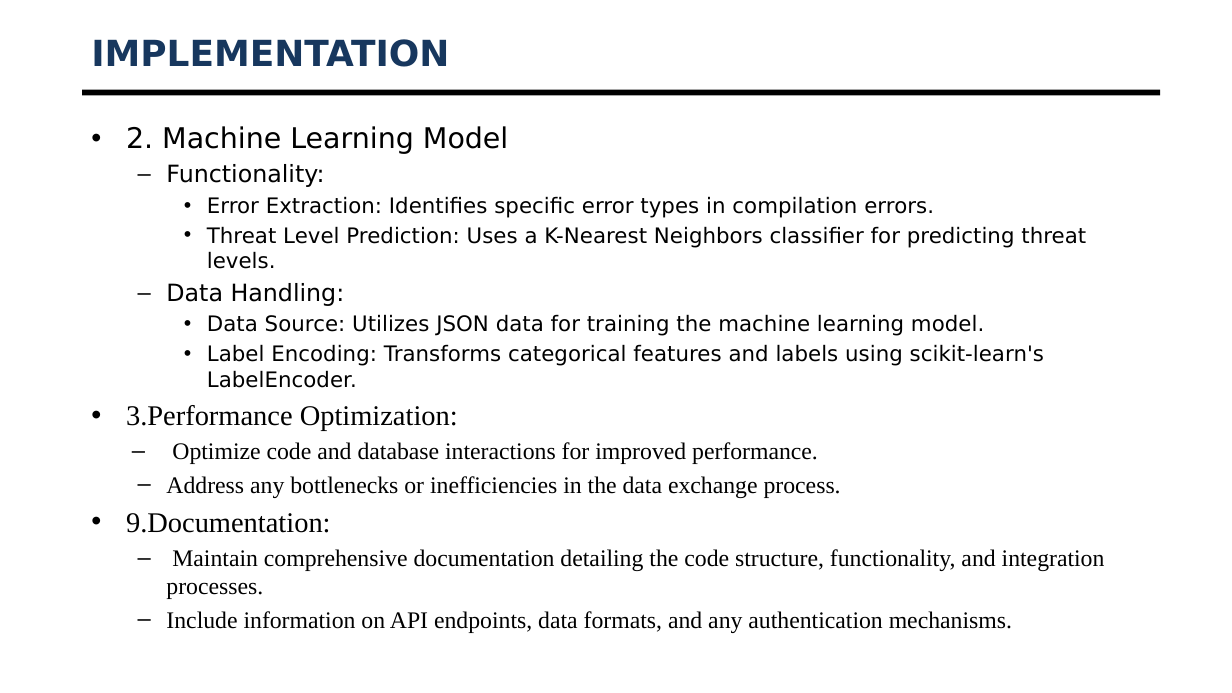
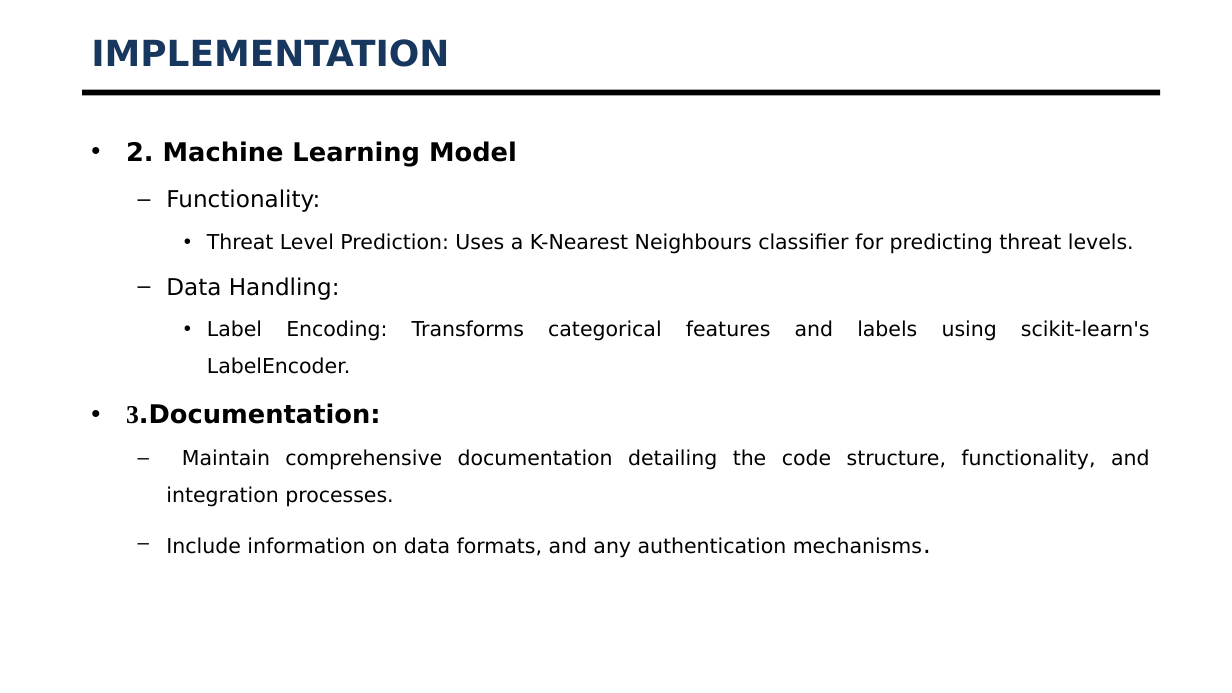
Before and after one commit to KiranspaceLDR/AI-Server-Log-Mangement-Software, a slide deck: slide 18 of Documentation/20201CEI0161_Final_Presentation.pptx (slide 19 before the commit). Drawn at 1232x693 pixels with LibreOffice and Linux fonts; fonts in the diff are those of the drawing; background and template pictures are left out. Boxes give left, top, right and bottom in pixels: in the first picture for what was removed or moved away, otherwise in the second. Text is boxed around its words. In the diff, an @@ line names an element or a change of style, - is before the commit and + after.

Commit message:
Final Update Documentation

```diff
--- a/Documentation/20201CEI0161_Final_Presentation.pptx
+++ b/Documentation/20201CEI0161_Final_Presentation.pptx
@@ text at <box>126,141,1150,507</box>: size 22.2 to 20 pt, bold on in "2. Machine Learning Model"; size 18.5 to 18 pt in "Functionality:", "Data Handling:"; size 16.6 to 16 pt in "Label Encoding: Transforms categorical features and labels ..."; size 18.5 to 16 pt, font Times New Roman to DejaVu Sans in "Maintain comprehensive documentation detailing the code stru ..."; alignment left to justified; line spacing 1 to 1.5 @@
@@ text at <box>207,233,1134,254</box>: text changed; size 16.6 to 16 pt @@
-    • Error Extraction: Identifies specific error types in compilation errors.
-    • Threat Level Prediction: Uses a K-Nearest Neighbors classifier for predicting threat levels.
+    • Threat Level Prediction: Uses a K-Nearest Neighbours classifier for predicting threat levels.
@@ text at <box>207,314,984,336</box>: paragraph removed @@
-    • Data Source: Utilizes JSON data for training the machine learning model.
@@ text at <box>126,403,381,424</box>: text changed; size 18.5 to 20 pt; font Times New Roman to DejaVu Sans; bold on @@
-• 3.Performance Optimization:
-  – Optimize code and database interactions for improved performance.
-  – Address any bottlenecks or inefficiencies in the data exchange process.
-• 9.Documentation:
+• 3.Documentation:
@@ text at <box>166,537,922,558</box>: text changed; size 18.5 to 16 pt; font Times New Roman to DejaVu Sans @@
-  – Include information on API endpoints, data formats, and any authentication mechanisms.
+  – Include information on data formats, and any authentication mechanisms.
```
Also in this commit, not shown: 21 other slides changed, 4 slides removed, 4 other files.
